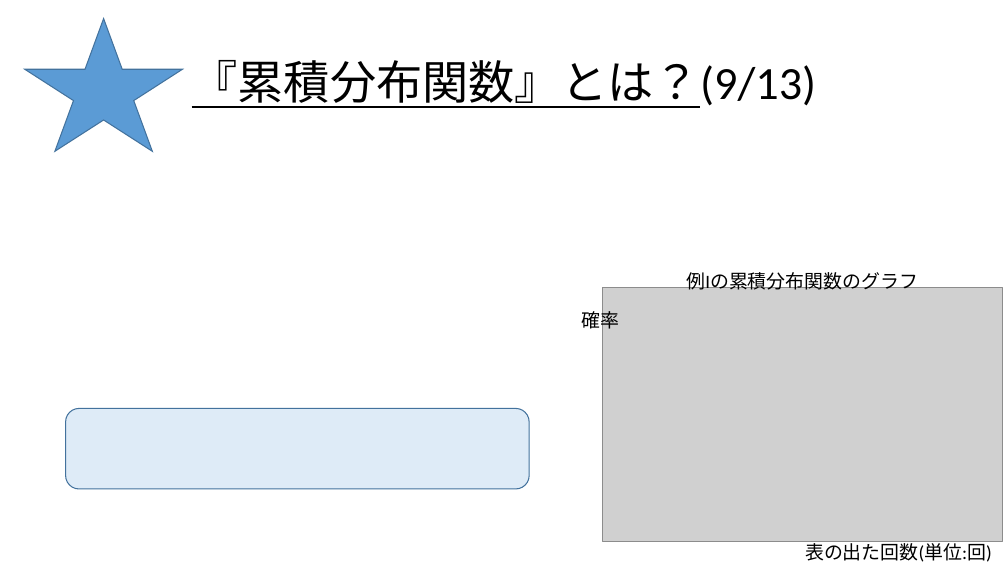
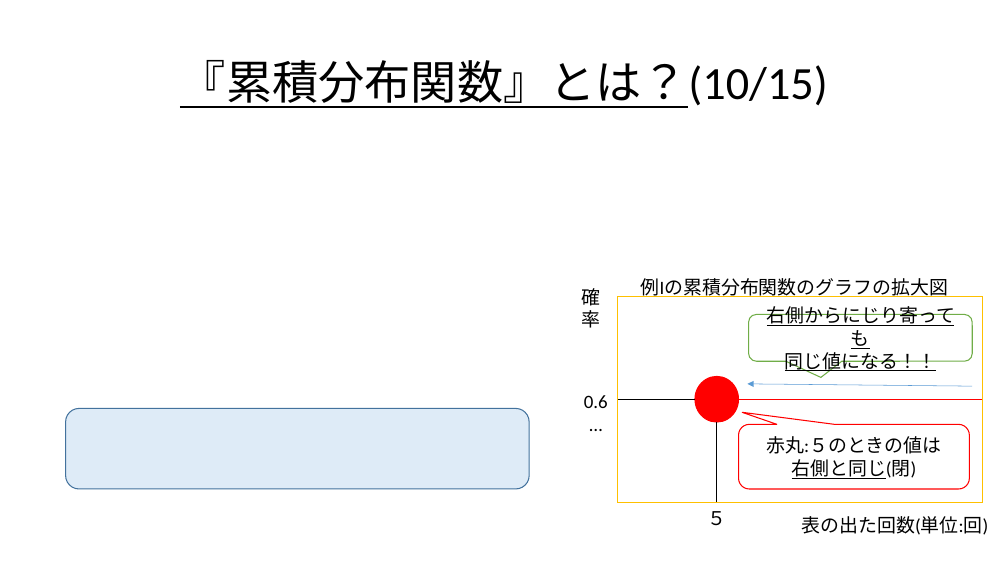
Before and after one commit to Ryo-KATAYAMA/Senior_Project, a slide deck: slide 90 of Chapter4_1.pptx (slide 82 before the commit). Drawn at 1008x567 pixels with LibreOffice and Linux fonts; fonts in the diff are those of the drawing; grey boxes stand for pictures. Boxes give left, top, right and bottom in pixels: in the first picture for what was removed or moved away, otherwise in the second. Text is boxed around its words. In the diff, an @@ line names an element or a change of style, - is before the commit and + after.

```diff
--- a/Chapter4_1.pptx
+++ b/Chapter4_1.pptx
@@ star removed at <box>25,19,183,152</box> @@
@@ title at <box>180,60,828,108</box>: text changed @@
-『累積分布関数』とは？(9/13)
+『累積分布関数』とは？(10/15)
@@ text "確率" rewrapped from <box>581,307,619,332</box> to <box>581,288,600,328</box> @@
@@ picture removed at <box>603,287,1003,541</box> @@
@@ text at <box>641,278,948,297</box>: text changed @@
-例Iの累積分布関数のグラフ
+例Iの累積分布関数のグラフの拡大図
@@ group added at <box>584,296,982,526</box>: 3 lines, 2 texts, 1 rectangle, 1 ellipse, 1 arrow, 1 rounded speech box @@
+５
+右側からにじり寄っても
+同じ値になる！！
+0.6…
@@ rounded speech box added at <box>739,424,969,488</box>, fill #FFFFFF, outline #FF0000 1 pt, 18 pt, text #000000 @@
+赤丸:５のときの値は
+右側と同じ(閉)
@@ text "表の出た回数(単位:回)" rewrapped from <box>805,539,992,562</box> to <box>802,516,989,535</box> @@
```
Also in this commit, not shown: 45 other slides changed, 17 slides added, 4 slides removed.
